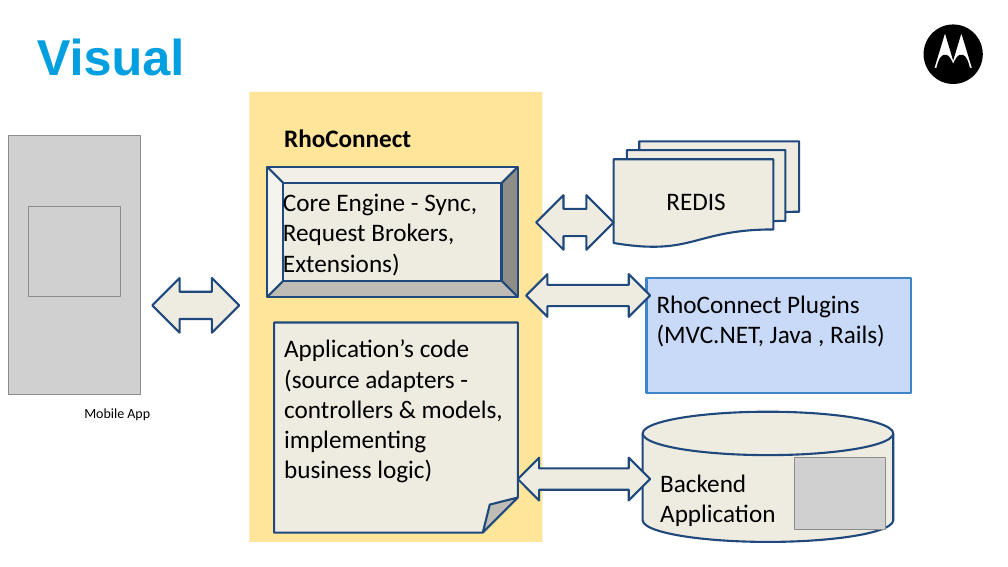
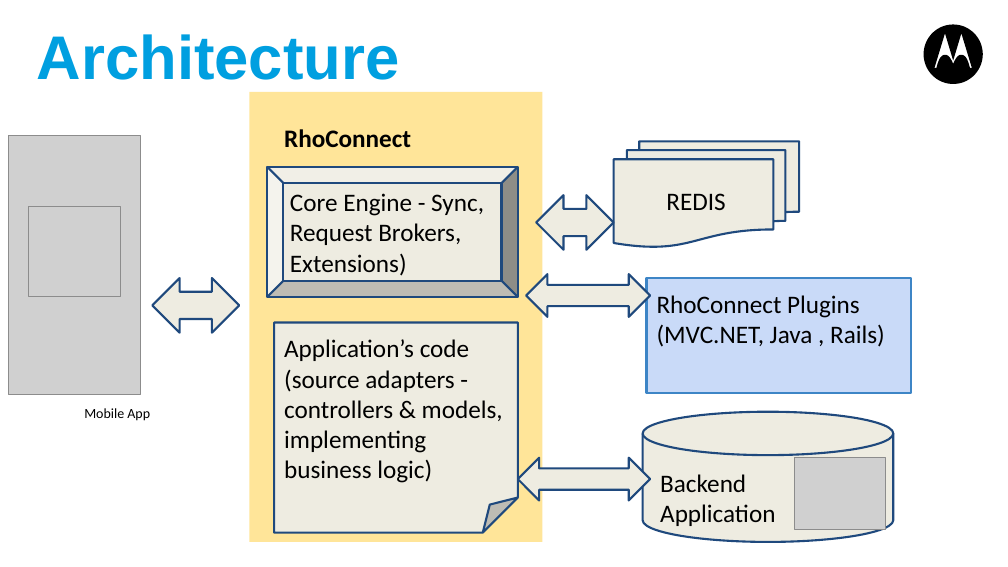
Before and after one commit to shurab/Rhoconnect-Demo, a slide deck: slide 5 of Rhoconnect-appforum.pptx. Drawn at 1008x567 pixels with LibreOffice and Linux fonts; fonts in the diff are those of the drawing; grey boxes stand for pictures. Boxes give left, top, right and bottom in pixels: in the first picture for what was removed or moved away, otherwise in the second. Text is boxed around its words. In the diff, an @@ line names an element or a change of style, - is before the commit and + after.

```diff
--- a/Rhoconnect-appforum.pptx
+++ b/Rhoconnect-appforum.pptx
@@ title at [37,34,400,80]: text changed; size 36 to 44 pt @@
-Visual
+Architecture
@@ text "Core Engine - Sync, Request ..." rewrapped from [283,191,477,278] to [290,193,484,276] @@
```
Also in this commit, not shown: 10 other slides changed, 2 slides added, 1 slide removed.
